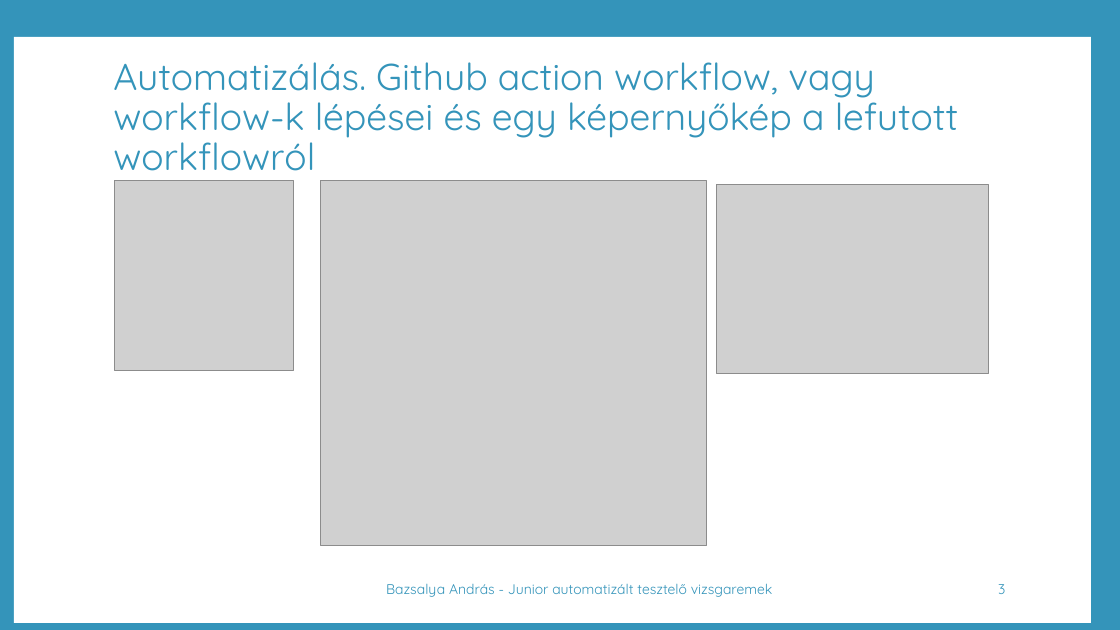
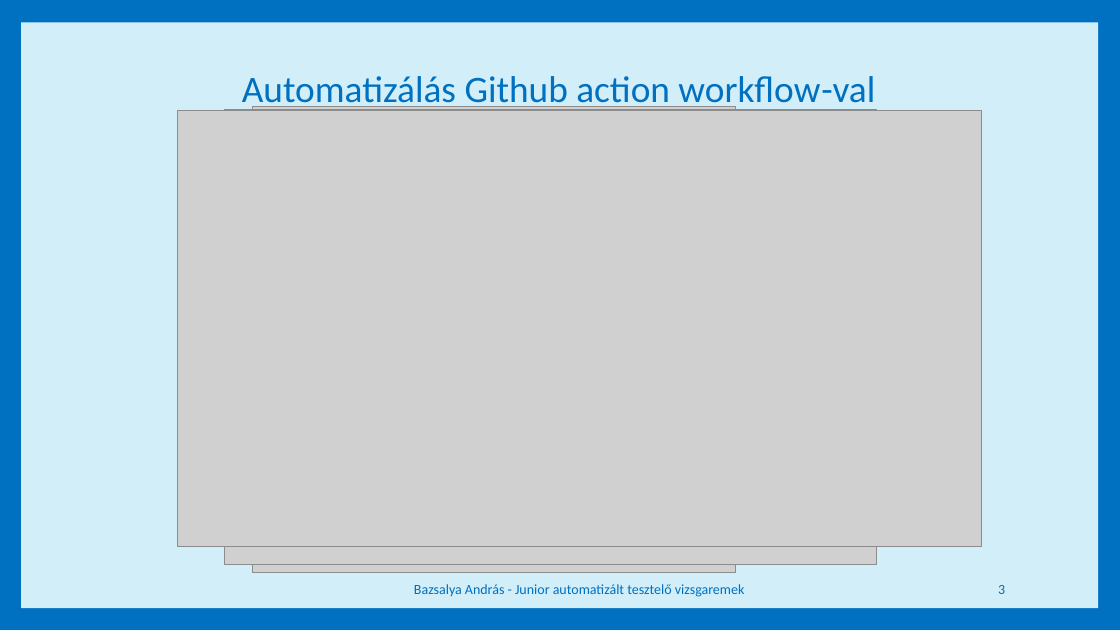
Before and after one commit to andysmagicrepo/conduit, a slide deck: slide 3 of testcases/Bazsalya Andras 202108 Junior automatizált tesztelő szakirány – vizsgaremek védés.pptx. Drawn at 1120x630 pixels with LibreOffice and Linux fonts; fonts in the diff are those of the drawing; grey boxes stand for pictures; background and template pictures are left out. Boxes give left, top, right and bottom in pixels: in the first picture for what was removed or moved away, otherwise in the second. Text is boxed around its words. In the diff, an @@ line names an element or a change of style, - is before the commit and + after.

```diff
--- a/testcases/Bazsalya Andras 202108 Junior automatizált tesztelő szakirány – vizsgaremek védés.pptx
+++ b/testcases/Bazsalya Andras 202108 Junior automatizált tesztelő szakirány – vizsgaremek védés.pptx
@@ background #3494BA to #0070C0 @@
@@ rectangle: place and size @@
-rectangle at [14,37,1091,623]
+rectangle at [21,23,1098,608]
@@ rectangle at [21,23,1098,608]: fill #FFFFFF to #D1EEF9 @@
@@ title at [242,76,875,112]: text changed; font Quicksand to Calibri; text colour #3494BA to #0070C0 @@
-Automatizálás. Github action workflow, vagy workflow-k lépései és egy képernyőkép a lefutott workflowról
+Automatizálás Github action workflow-val
@@ picture added at [177,111,982,547] @@
@@ picture: place and size @@
-picture at [717,184,988,374]
+picture at [225,110,877,565]
@@ picture: place and size @@
-picture at [114,181,294,371]
+picture at [253,107,736,573]
@@ picture removed at [321,181,707,546] @@
@@ text "Bazsalya András - Junior automatizált ..." at [414,584,744,597]: font Quicksand to Calibri, text colour #3494BA to #0070C0 @@
@@ page number at [998,585,1005,594]: font Quicksand to Calibri, text colour #3494BA to #0070C0 @@
```
Also in this commit, not shown: 4 other slides changed.
